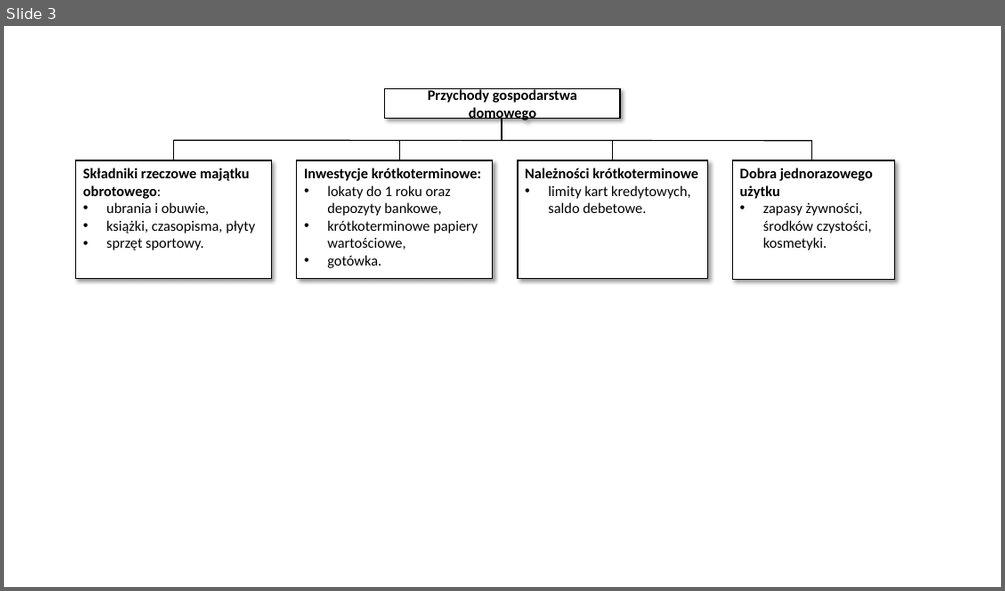
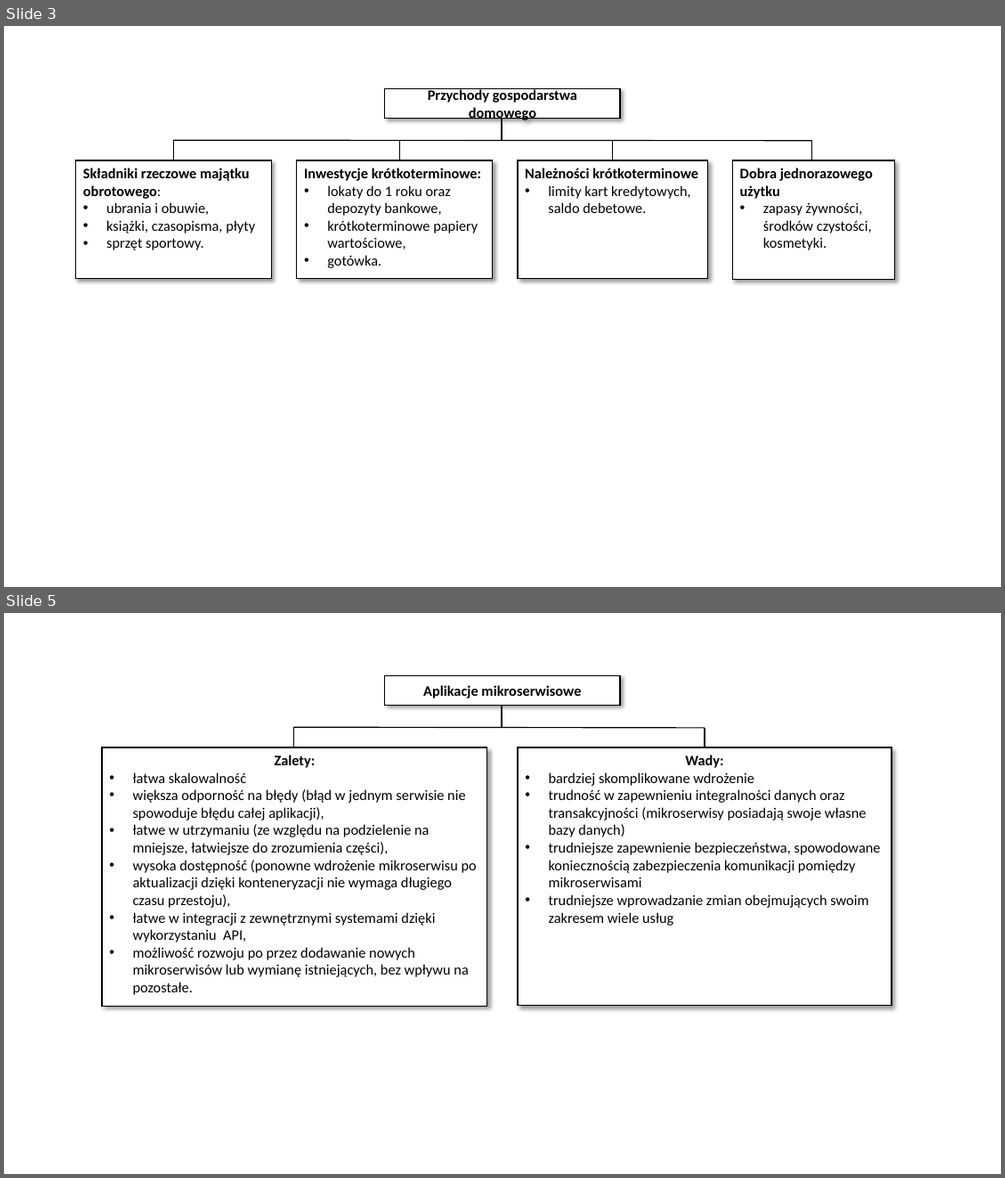
Before and after one commit to lukaszse/praca-dyplomowa, a slide deck: Schematy.pptx. Shown one above the other, each under a label of ours: slide 3 before the commit, slides 3 and 5 after it; the slides between them are not shown. The pictures are 1005x591 and 1005x1178 pixels, drawn with LibreOffice and Linux fonts; fonts in the diff are those of the drawing. Boxes give left, top, right and bottom in pixels: in the first picture for what was removed or moved away, otherwise in the second. Text is boxed around its words. In the diff, an @@ line names an element or a change of style, - is before the commit and + after.

```diff
--- a/Schematy.pptx
+++ b/Schematy.pptx
@@ slide 5 added at (x1=4, y1=613, x2=1001, y2=1174), background #FFFFFF @@
@@ rectangle added at (x1=385, y1=676, x2=620, y2=705), fill #FFFFFF, outline #000000 1 pt, 14 pt, text #000000, bold @@
+Aplikacje mikroserwisowe
@@ line added from (502, 705) to (502, 728), #000000 1.5 pt @@
@@ line added from (704, 728) to (293, 728), #000000 1 pt @@
@@ line added from (293, 728) to (293, 747), #000000 1 pt @@
@@ line added from (704, 728) to (704, 747), #000000 1 pt @@
@@ rectangle added at (x1=102, y1=747, x2=487, y2=1005), fill #FFFFFF, outline #000000 1 pt, 14 pt, text #000000 @@
+Zalety:
+• łatwa skalowalność
+• większa odporność na błędy (błąd w jednym serwisie nie spowoduje błędu całej aplikacji),
+• łatwe w utrzymaniu (ze względu na podzielenie na mniejsze, łatwiejsze do zrozumienia części),
+• wysoka dostępność (ponowne wdrożenie mikroserwisu po aktualizacji dzięki konteneryzacji nie wymaga długiego czasu przestoju),
+• łatwe w integracji z zewnętrznymi systemami dzięki wykorzystaniu API,
+• możliwość rozwoju po przez dodawanie nowych mikroserwisów lub wymianę istniejących, bez wpływu na pozostałe.
@@ rectangle added at (x1=518, y1=747, x2=891, y2=1005), fill #FFFFFF, outline #000000 1 pt, 14 pt, text #000000 @@
+Wady:
+• bardziej skomplikowane wdrożenie
+• trudność w zapewnieniu integralności danych oraz transakcyjności (mikroserwisy posiadają swoje własne bazy danych)
+• trudniejsze zapewnienie bezpieczeństwa, spowodowane koniecznością zabezpieczenia komunikacji pomiędzy mikroserwisami
+• trudniejsze wprowadzanie zmian obejmujących swoim zakresem wiele usług
```
Also in this commit, not shown: 1 other slide added, 2 other files.
